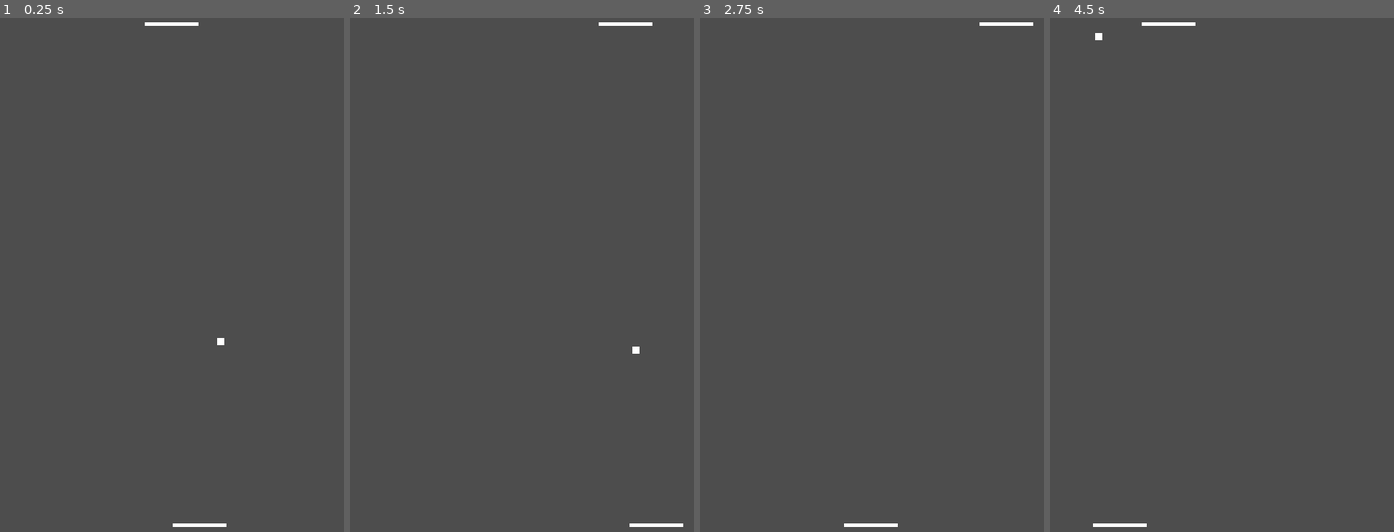
Above: before the commit, frames 1-4 (left to right).
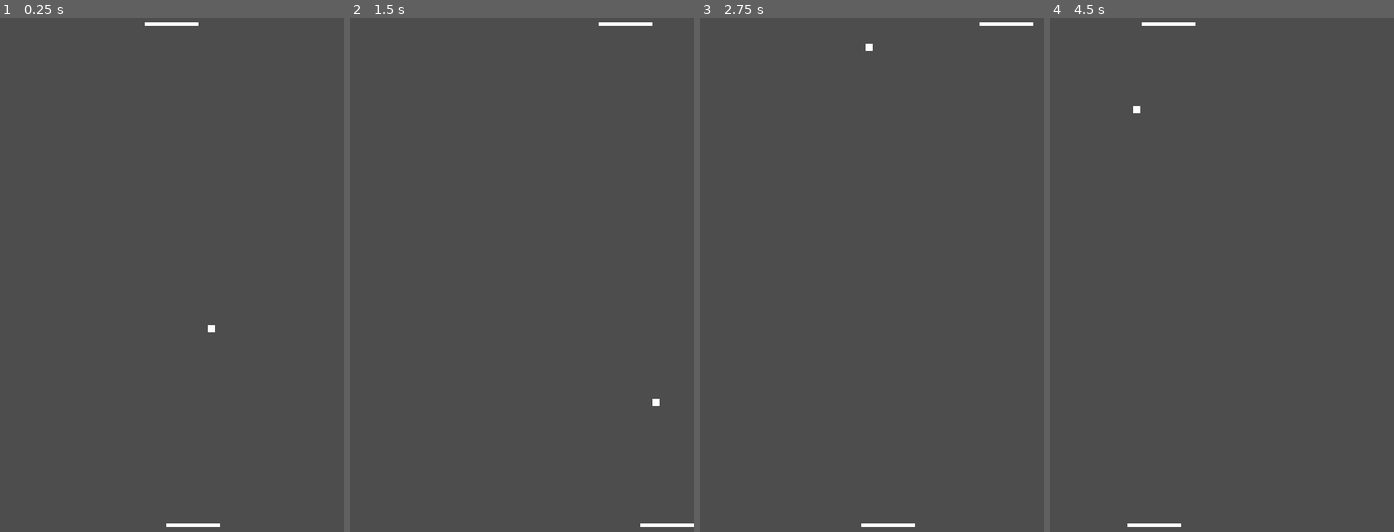
Above: after the commit, the same moments.

Repository: polecoder/pong
Game: Godot game, scene res://scenes/main.tscn
The game is run twice, just before and just after one commit, with the same random seed, the same clock (stepped at 60 frames per second) and the same inputs.
Inputs:
- Up to frame 1 (0.25 s): no input
- Up to frame 2 (1.5 s): hold D (move_right) 0.53-1.28 s; hold A (move_left) from 1.28 s (still down)
- Up to frame 3 (2.75 s): release A (move_left) at 2.03 s; hold D (move_right) from 2.03 s (still down)
- Up to frame 4 (4.5 s): release D (move_right) at 3.53 s; hold A (move_left) from 3.53 s (still down)

The runs differ from the first frame. In frame 1, less than 0.1% of the frame differs, in the area x 48-66%, y 59-100%; in frame 2, 0.1%; in frame 3, 0.1%; in frame 4, 0.2%, in the area x 12-39%, y 2-100%.

Commit message:
fix2: normalizar direccion

Diff:
--- a/scripts/ball.gd
+++ b/scripts/ball.gd
@@ -34,4 +34,4 @@
 func generate_random_direction() -> Vector2:
 	var x = randf_range(-0.75, 0.75)
 	var y = 1 if (randf() > 0.5) else -1
-	return Vector2(x, y)
+	return Vector2(x, y).normalized()
